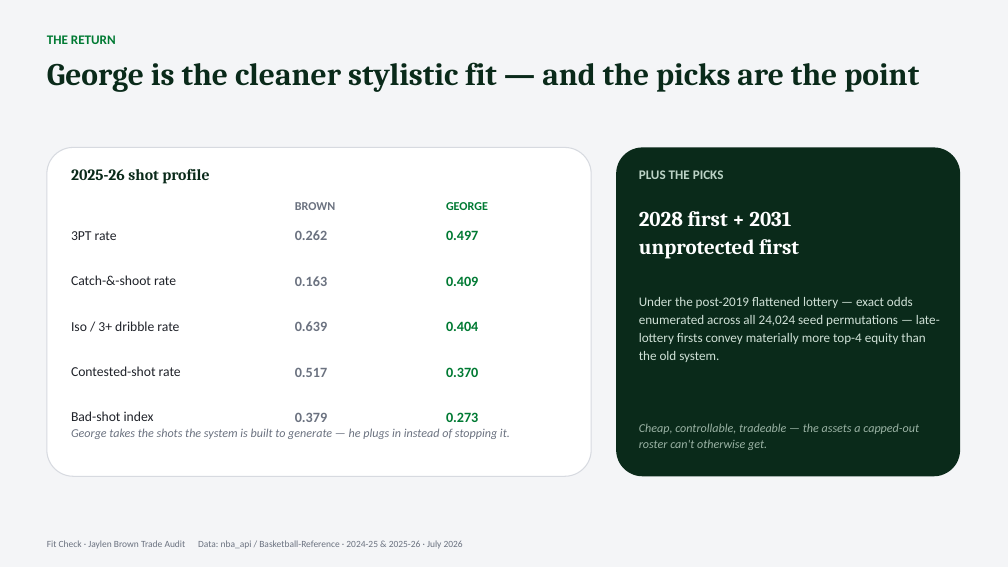
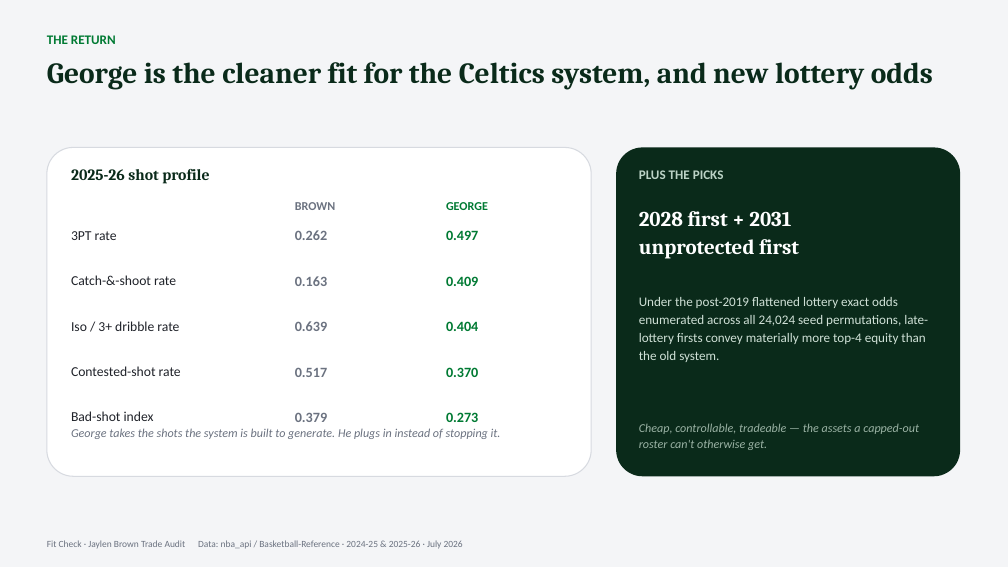
Before and after one commit to justinloo12/jaylen-brown-fit-check, a slide deck: slide 9 of outputs/Breaking_Down_The_Jaylen_Brown_Trade.pptx. Drawn at 1008x567 pixels with LibreOffice and Linux fonts; fonts in the diff are those of the drawing. Boxes give left, top, right and bottom in pixels: in the first picture for what was removed or moved away, otherwise in the second. Text is boxed around its words. In the diff, an @@ line names an element or a change of style, - is before the commit and + after.

```diff
--- a/outputs/Breaking_Down_The_Jaylen_Brown_Trade.pptx
+++ b/outputs/Breaking_Down_The_Jaylen_Brown_Trade.pptx
@@ text at [47, 62, 933, 90]: text changed; size 30 to 28 pt @@
-George is the cleaner stylistic fit — and the picks are the point
+George is the cleaner fit for the Celtics system, and new lottery odds
@@ text at [639, 297, 928, 362]: text changed @@
-Under the post-2019 flattened lottery — exact odds enumerated across all 24,024 seed permutations — late-lottery firsts convey materially more top-4 equity than the old system.
+Under the post-2019 flattened lottery exact odds enumerated across all 24,024 seed permutations, late-lottery firsts convey materially more top-4 equity than the old system.
@@ text at [71, 428, 501, 439]: text changed @@
-George takes the shots the system is built to generate — he plugs in instead of stopping it.
+George takes the shots the system is built to generate. He plugs in instead of stopping it.
```
Also in this commit, not shown: 9 other slides changed, 4 other files.
